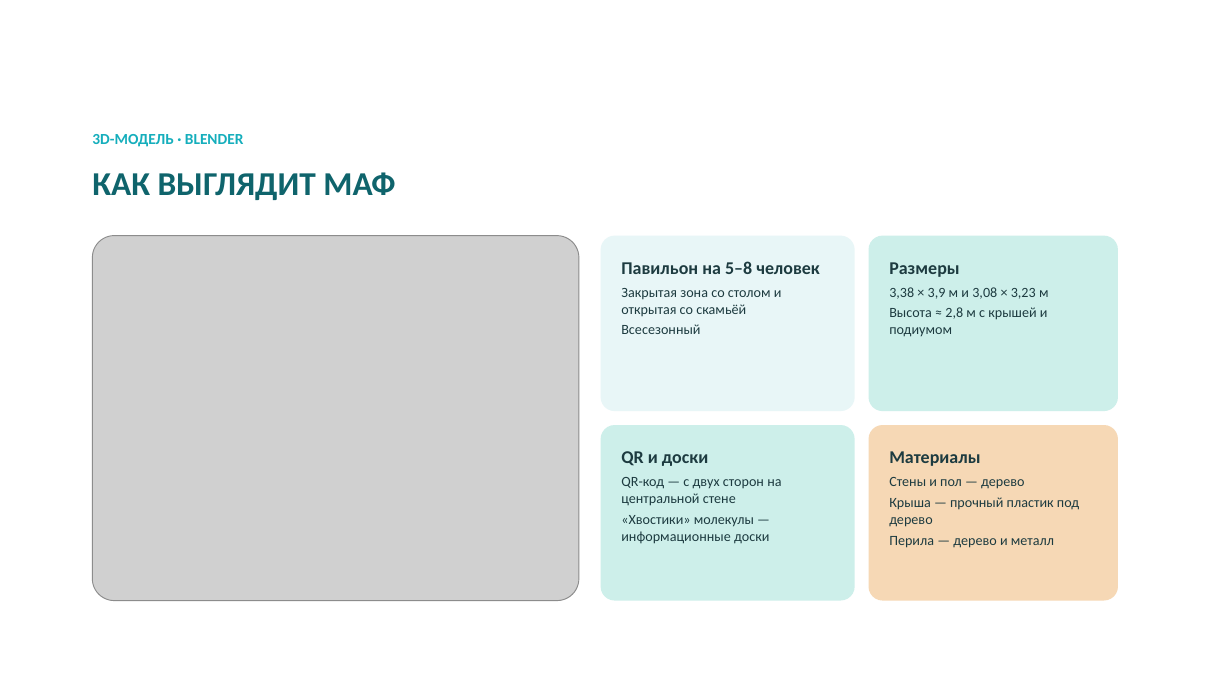
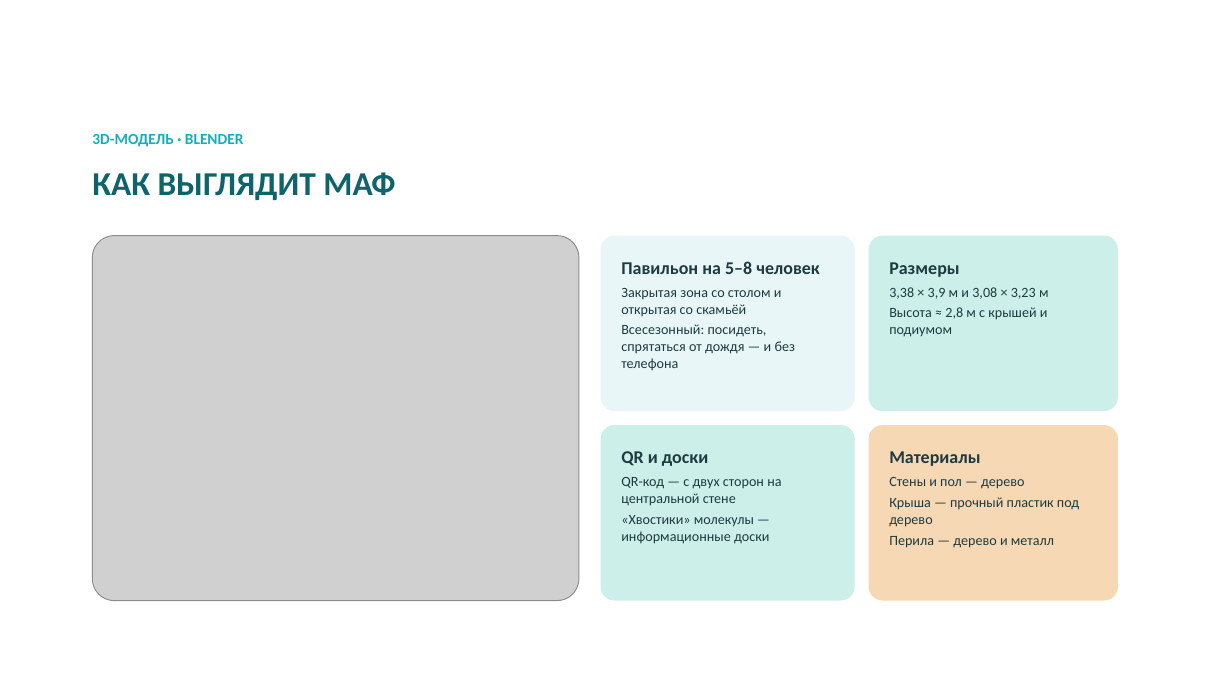
Before and after one commit to bnhogpad228/school-app, a slide deck: slide 12 of presentation/shkolny-dvor-SK-sreda.pptx. Drawn at 1232x693 pixels with LibreOffice and Linux fonts; fonts in the diff are those of the drawing; grey boxes stand for pictures; background and template pictures are left out. Boxes give left, top, right and bottom in pixels: in the first picture for what was removed or moved away, otherwise in the second. Text is boxed around its words. In the diff, an @@ line names an element or a change of style, - is before the commit and + after.

```diff
--- a/presentation/shkolny-dvor-SK-sreda.pptx
+++ b/presentation/shkolny-dvor-SK-sreda.pptx
@@ text in rounded rectangle at bbox=[621, 324, 796, 371]: text changed @@
-Всесезонный
+Всесезонный: посидеть, спрятаться от дождя — и без телефона
```
Also in this commit, not shown: 5 other slides changed, 6 other files.
